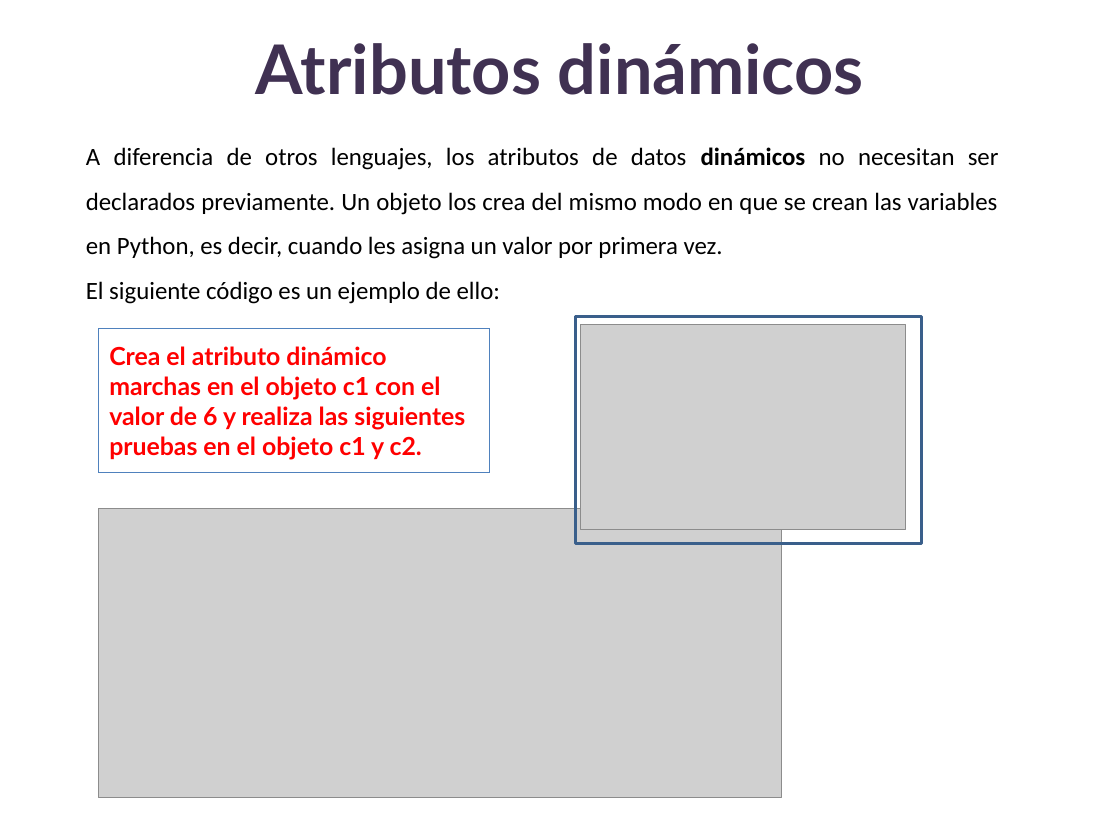
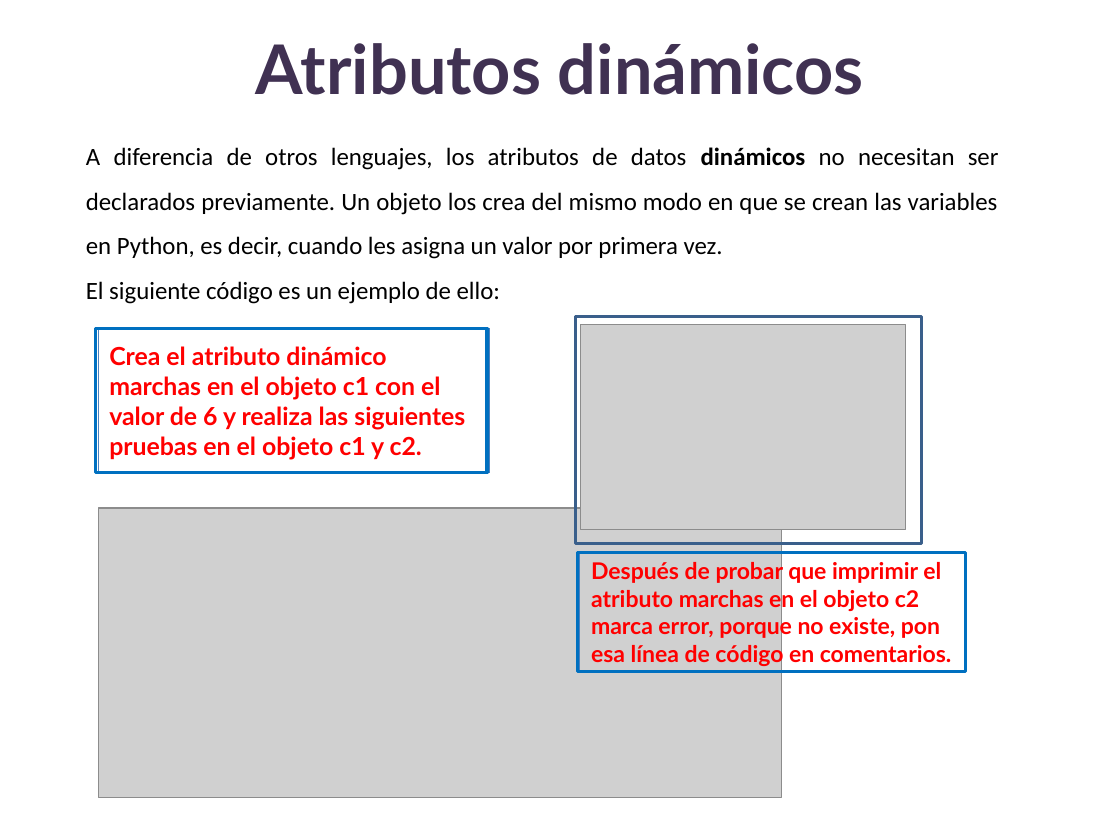
Before and after one commit to lizetheP/Analitica, a slide deck: slide 53 of CalendarioAgo25/presentaciones/14_POO.pptx. Drawn at 1120x840 pixels with LibreOffice and Linux fonts; fonts in the diff are those of the drawing; grey boxes stand for pictures. Boxes give left, top, right and bottom in pixels: in the first picture for what was removed or moved away, otherwise in the second. Text is boxed around its words. In the diff, an @@ line names an element or a change of style, - is before the commit and + after.

```diff
--- a/CalendarioAgo25/presentaciones/14_POO.pptx
+++ b/CalendarioAgo25/presentaciones/14_POO.pptx
@@ rectangle added at [95, 328, 486, 473], outline #0070C0 2 pt @@
@@ rectangle added at [578, 552, 965, 672], outline #0070C0 2 pt @@
@@ rectangle added at [580, 552, 965, 672], outline #4F81BD 0.75 pt, 14.8 pt, text #FF0000, bold @@
+Después de probar que imprimir el atributo marchas en el objeto c2 marca error, porque no existe, pon esa línea de código en comentarios.
```
Also in this commit, not shown: 4 other slides changed, 1 slide added, 3 other files.
